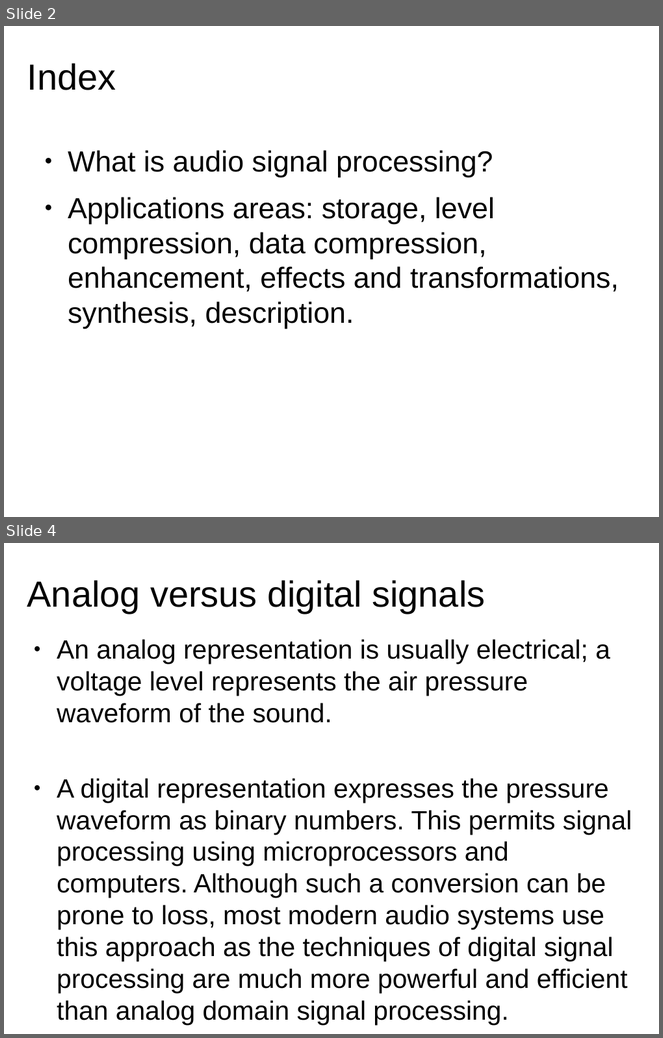
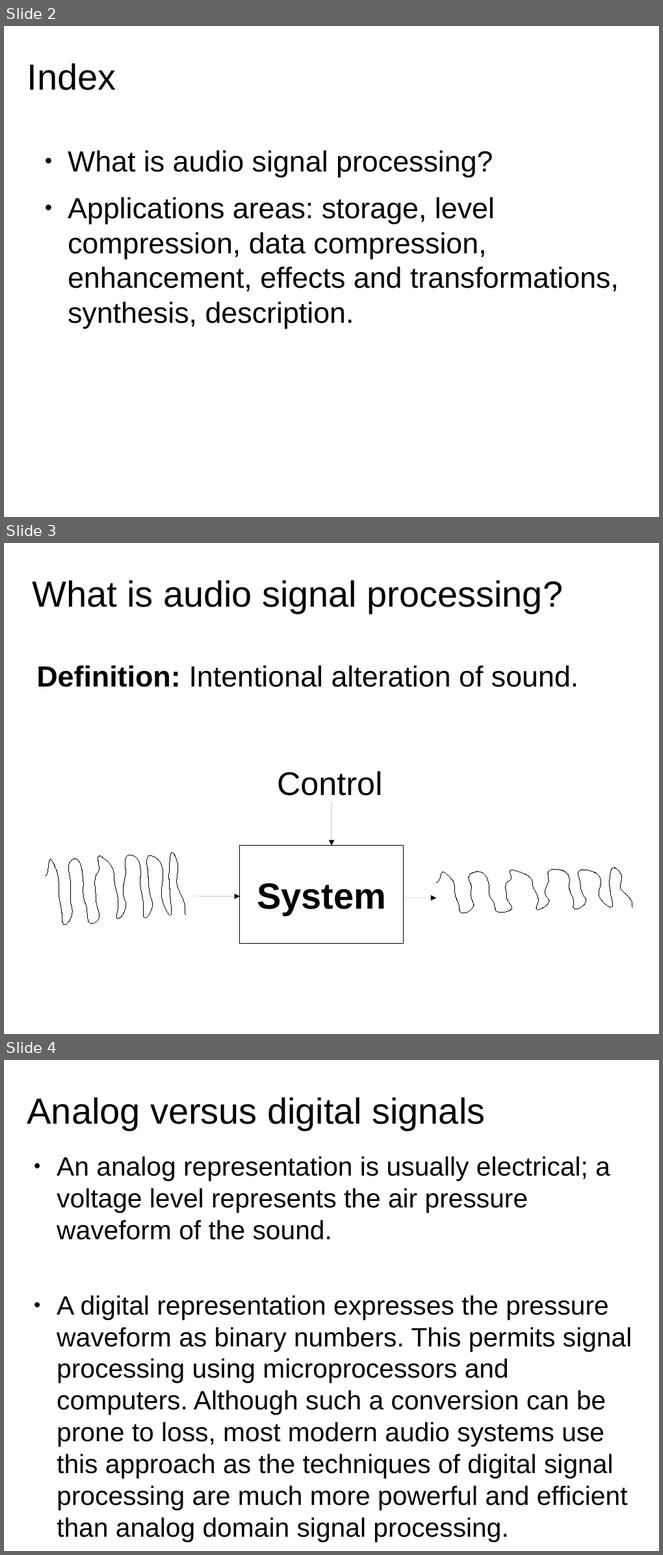
Before and after one commit to MTG/sms-tools, a slide deck: teaching-material/lectures/lect1-Introduction/1-Intro-to-DSP.odp. Shown one above the other, each under a label of ours: slides 2 and 4 before the commit, slides 2, 3 and 4 after it; the slides between them are not shown. The pictures are 663x1038 and 663x1555 pixels, drawn with LibreOffice and Linux fonts; fonts in the diff are those of the drawing. Boxes give left, top, right and bottom in pixels: in the first picture for what was removed or moved away, otherwise in the second. Text is boxed around its words. In the diff, an @@ line names an element or a change of style, - is before the commit and + after.

```diff
--- a/teaching-material/lectures/lect1-Introduction/1-Intro-to-DSP.odp
+++ b/teaching-material/lectures/lect1-Introduction/1-Intro-to-DSP.odp
@@ slide 3 added at (4,543,659,1034), background #FFFFFF @@
@@ title added at (33,580,563,613), 39.9 pt, text #000000 @@
+What is audio signal processing?
@@ text added at (36,665,579,687), 32 pt, text #000000 @@
+Definition: Intentional alteration of sound.
@@ text added at (277,771,382,796), 36 pt, text #000000 @@
+Control
@@ arrow added from (332, 802) to (332, 846), #000000 0 pt @@
@@ freeform shape added at (46,852,185,925), outline #000000 0 pt @@
@@ rectangle added at (240,846,404,944), outline #000000 0 pt, 40 pt, text #000000, bold @@
+System
@@ freeform shape added at (436,868,633,914), outline #000000 0 pt @@
@@ arrow added from (194, 897) to (240, 897), #000000 0 pt @@
@@ arrow added from (404, 898) to (436, 898), #000000 0 pt @@
```
Also in this commit, not shown: 1 slide changed, 1 other slide added, 1 slide removed, 10 other files.
